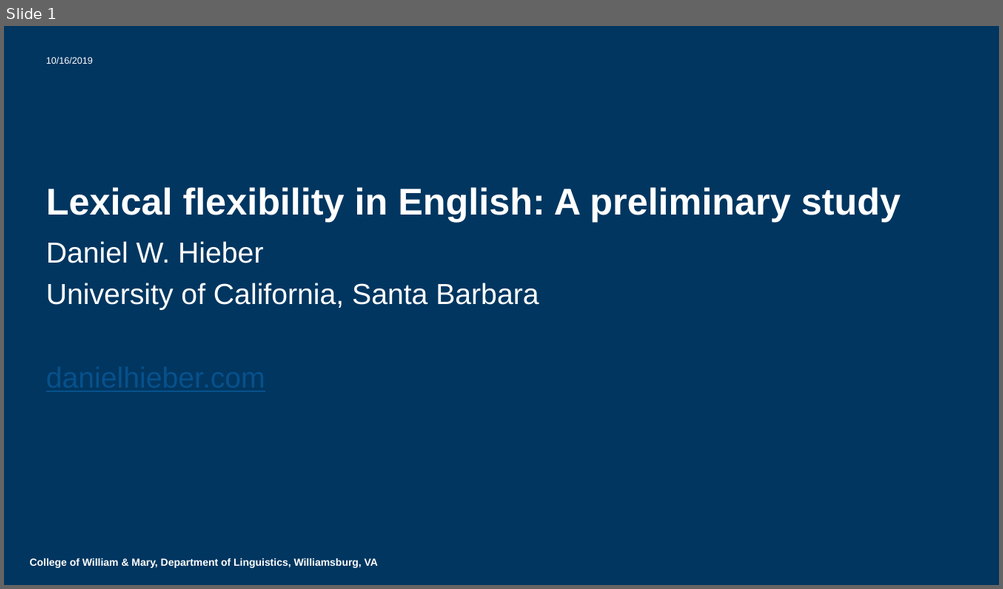
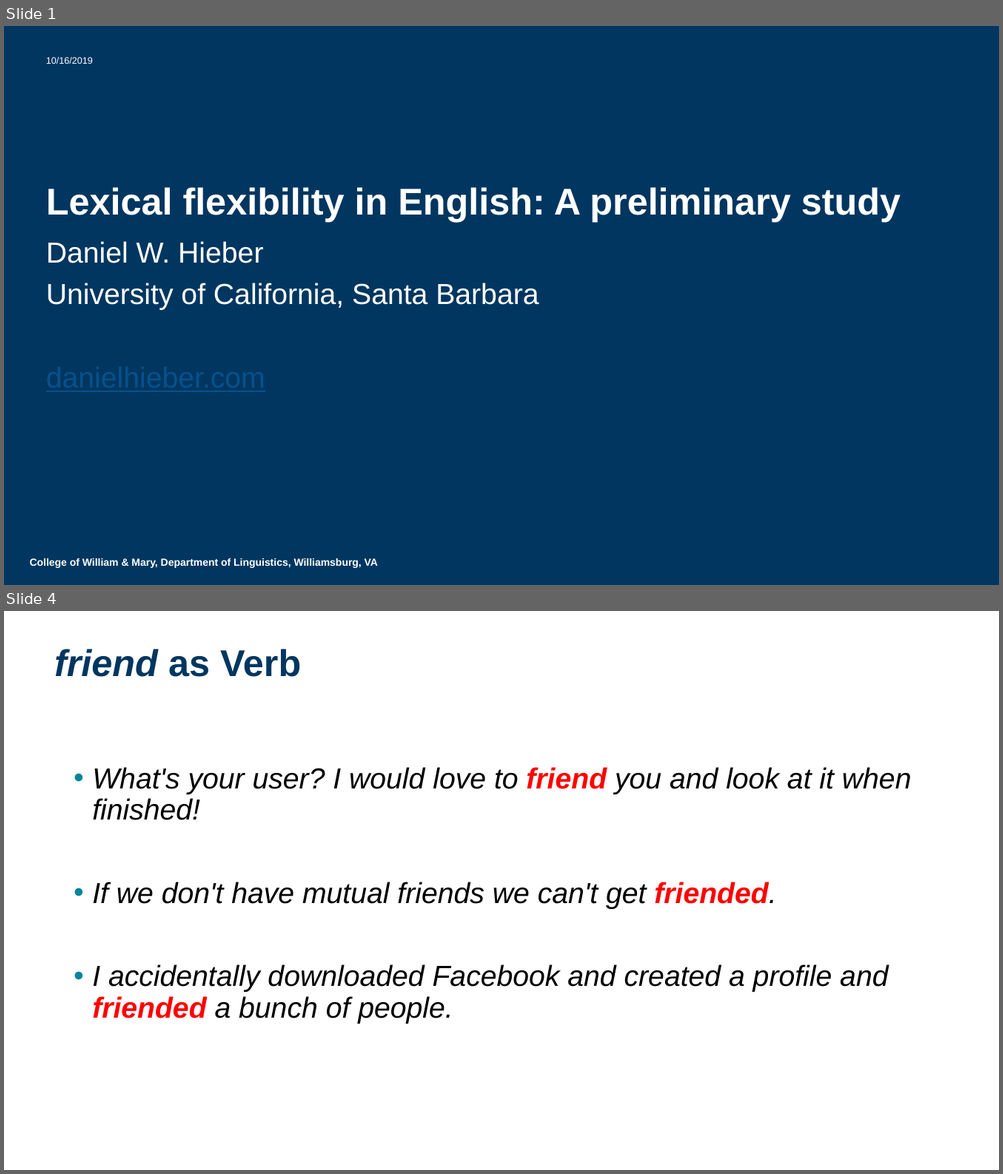
Before and after one commit to dwhieb/dissertation, a slide deck: presentations/Hieber. 2019. Lexical flexibility in English.pptx. Shown one above the other, each under a label of ours: slide 1 before the commit, slides 1 and 4 after it; the slides between them are not shown. The pictures are 1003x589 and 1003x1174 pixels, drawn with LibreOffice and Linux fonts; fonts in the diff are those of the drawing; background and template pictures are left out. Boxes give left, top, right and bottom in pixels: in the first picture for what was removed or moved away, otherwise in the second. Text is boxed around its words. In the diff, an @@ line names an element or a change of style, - is before the commit and + after.

Commit message:
presentation in progress

```diff
--- a/presentations/Hieber. 2019. Lexical flexibility in English.pptx
+++ b/presentations/Hieber. 2019. Lexical flexibility in English.pptx
@@ slide 4 added at <box>4,611,999,1170</box>, background #FFFFFF @@
@@ title added at <box>54,649,301,677</box>, 36 pt, text #003660, bold, italic @@
+friend as Verb
@@ text added at <box>92,767,911,1024</box>, 28 pt, text #000000, italic @@
+• What's your user? I would love to friend you and look at it when finished!
+• If we don't have mutual friends we can't get friended.
+• I accidentally downloaded Facebook and created a profile and friended a bunch of people.
```
Also in this commit, not shown: 8 other slides added, 1 slide removed, 1 other file.
